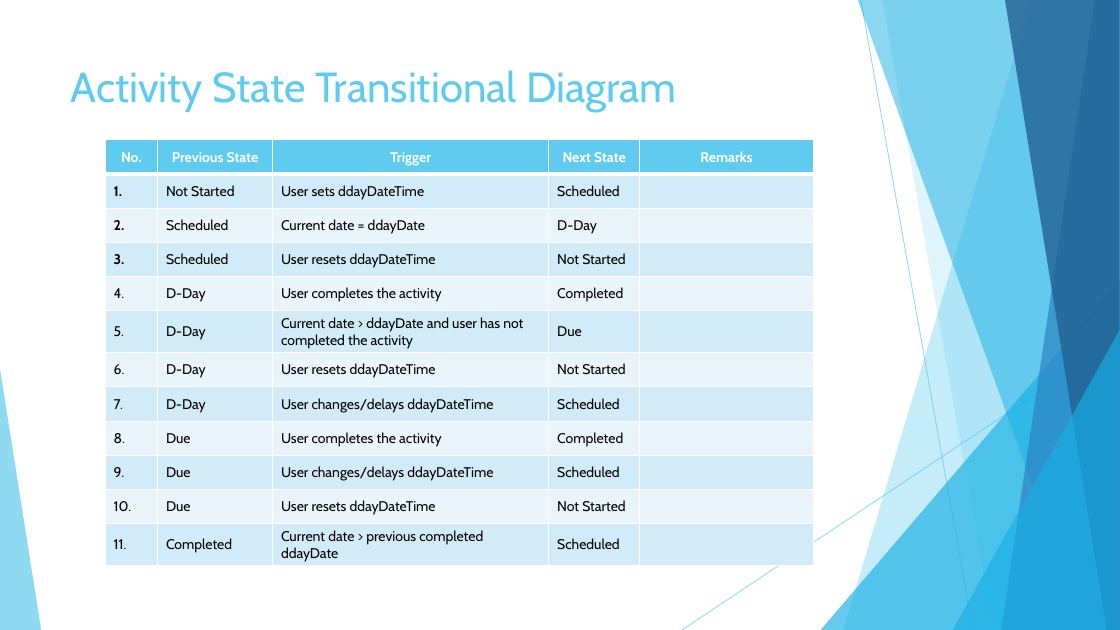
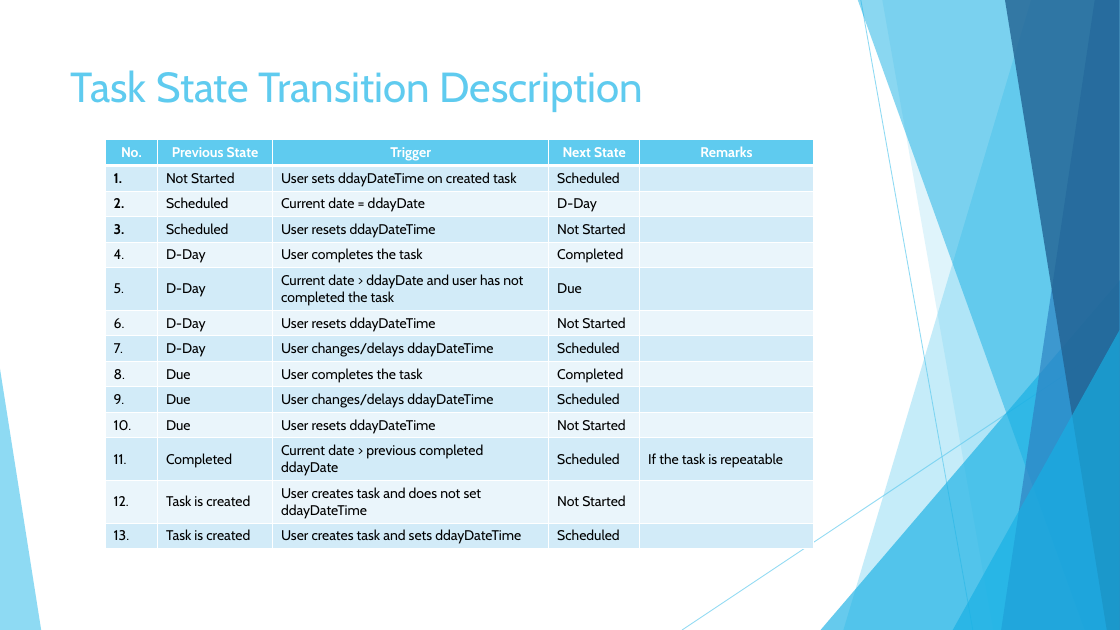
Before and after one commit to bryanbezter/personal-scheduler, a slide deck: slide 9 of Documentation v1.0.pptx (slide 13 before the commit). Drawn at 1120x630 pixels with LibreOffice and Linux fonts; fonts in the diff are those of the drawing. Boxes give left, top, right and bottom in pixels: in the first picture for what was removed or moved away, otherwise in the second. Text is boxed around its words. In the diff, an @@ line names an element or a change of style, - is before the commit and + after.

Commit message:
Update documentation
- Finish UI design
- Update db design
- Update state diagram
- Update functional design

```diff
--- a/Documentation v1.0.pptx
+++ b/Documentation v1.0.pptx
@@ title at <box>71,70,643,112</box>: text changed @@
-Activity State Transitional Diagram
+Task State Transition Description
@@ table at <box>105,140,813,548</box> @@
-row 2, column 3: User sets ddayDateTime
+row 2, column 3: User sets ddayDateTime on created task
-row 5, column 3: User completes the activity
+row 5, column 3: User completes the task
-row 6, column 3: Current date > ddayDate and user has not completed the activity
+row 6, column 3: Current date > ddayDate and user has not completed the task
-row 9, column 3: User completes the activity
+row 9, column 3: User completes the task
-row 12: 11. | Completed | Current date > previous completed ddayDate | Scheduled | 
+row 12: 11. | Completed | Current date > previous completed ddayDate | Scheduled | If the task is repeatable
+row 13: 12. | Task is created | User creates task and does not set ddayDateTime | Not Started | 
+row 14: 13. | Task is created | User creates task and sets ddayDateTime | Scheduled | 
```
Also in this commit, not shown: 8 other slides changed, 12 slides added, 6 slides removed.
